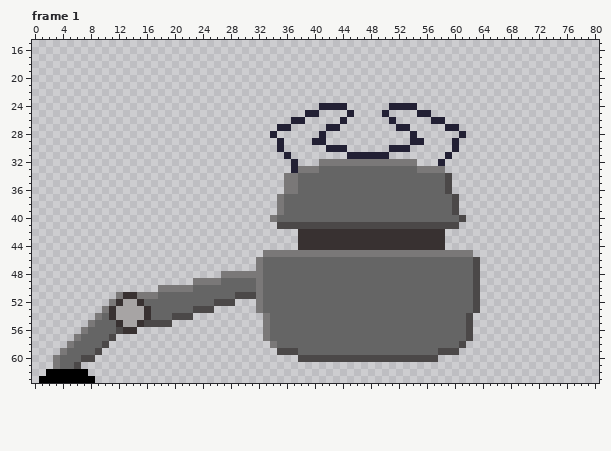
Pixel-art file -- assets/sprites/aseprite/dropper.aseprite. The picture above was drawn from the file before the commit.
96x64 pixels, 4 frames. Shown: frame 1: x 0..80, y 15..63. The commit also changed other frames, which this record leaves out.
And afterwards:
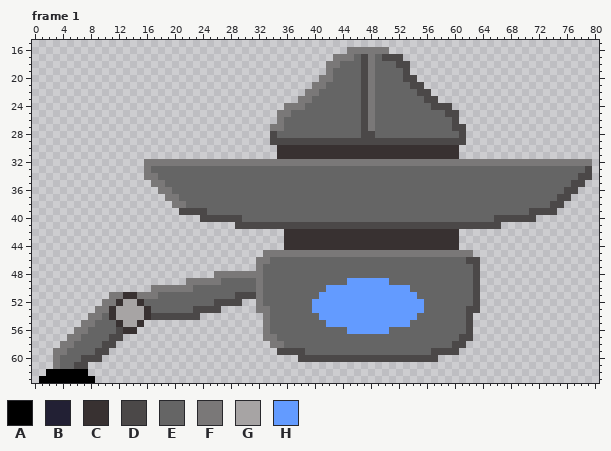
Palette (. is transparent): A #000000  B #222034  C #383131  D #4b4848  E #656565  F #7a7878  G #a7a4a4  H #639bff
Diff:
--- frame 1, layers "Chasis", "Leg", "Claw"
@@ x 0..80 @@
 15 .................................................................................
-16 .................................................................................
-17 .................................................................................
-18 .................................................................................
-19 .................................................................................
-20 .................................................................................
-21 .................................................................................
-22 .................................................................................
-23 .................................................................................
-24 .........................................BBBB......BBBB..........................
-25 .......................................BB....B....B....BB........................
-26 .....................................BB.....B......B.....BB......................
-27 ...................................BB.....BB........BB.....BB....................
-28 ..................................B......B............B......B...................
-29 ...................................B....BB............BB....B....................
-30 ...................................B......BBB......BBB......B....................
-31 ....................................B........BBBBBB........B.....................
-32 .....................................B...FFFFFFFFFFFFFF...B......................
-33 .....................................BFFFEEEEEEEEEEEEEEFFFF......................
-34 ....................................FFEEEEEEEEEEEEEEEEEEEEED.....................
-35 ....................................FFEEEEEEEEEEEEEEEEEEEEED.....................
-36 ....................................FFEEEEEEEEEEEEEEEEEEEEED.....................
-37 ...................................FEEEEEEEEEEEEEEEEEEEEEEEED....................
-38 ...................................FEEEEEEEEEEEEEEEEEEEEEEEED....................
-39 ...................................FEEEEEEEEEEEEEEEEEEEEEEEED....................
-40 ..................................FEEEEEEEEEEEEEEEEEEEEEEEEEED...................
-41 ...................................DDDDDDDDDDDDDDDDDDDDDDDDDD....................
-42 ......................................CCCCCCCCCCCCCCCCCCCCC......................
-43 ......................................CCCCCCCCCCCCCCCCCCCCC......................
-44 ......................................CCCCCCCCCCCCCCCCCCCCC......................
+16 .............................................FFFFFF..............................
+17 ...........................................FFFEDFEDDD............................
+18 ..........................................FFEEEDFEEEDD...........................
+19 ..........................................FEEEEDFEEEED...........................
+20 .........................................FFEEEEDFEEEEDD..........................
+21 ........................................FFEEEEEDFEEEEEDD.........................
+22 .......................................FFEEEEEEDFEEEEEEDD........................
+23 ......................................FFEEEEEEEDFEEEEEEEDD.......................
+24 ....................................FFFEEEEEEEEDFEEEEEEEEDDD.....................
+25 ...................................FFEEEEEEEEEEDFEEEEEEEEEEDD....................
+26 ...................................FEEEEEEEEEEEDFEEEEEEEEEEED....................
+27 ..................................FFEEEEEEEEEEEDFEEEEEEEEEEEDD...................
+28 ..................................DEEEEEEEEEEEEDDEEEEEEEEEEEED...................
+29 ..................................DDDDDDDDDDDDDDDDDDDDDDDDDDDD...................
+30 ...................................CCCCCCCCCCCCCCCCCCCCCCCCCC....................
+31 ...................................CCCCCCCCCCCCCCCCCCCCCCCCCC....................
+32 ................FFFFFFFFFFFFFFFFFFFFFFFFFFFFFFFFFFFFFFFFFFFFFFFFFFFFFFFFFFFFFFFF.
+33 ................FEEEEEEEEEEEEEEEEEEEEEEEEEEEEEEEEEEEEEEEEEEEEEEEEEEEEEEEEEEEEEED.
+34 ................FFEEEEEEEEEEEEEEEEEEEEEEEEEEEEEEEEEEEEEEEEEEEEEEEEEEEEEEEEEEEEDD.
+35 .................FFEEEEEEEEEEEEEEEEEEEEEEEEEEEEEEEEEEEEEEEEEEEEEEEEEEEEEEEEEEDD..
+36 ..................FFEEEEEEEEEEEEEEEEEEEEEEEEEEEEEEEEEEEEEEEEEEEEEEEEEEEEEEEEDD...
+37 ...................FFEEEEEEEEEEEEEEEEEEEEEEEEEEEEEEEEEEEEEEEEEEEEEEEEEEEEEEDD....
+38 ....................FFEEEEEEEEEEEEEEEEEEEEEEEEEEEEEEEEEEEEEEEEEEEEEEEEEEEEDD.....
+39 .....................DDDDEEEEEEEEEEEEEEEEEEEEEEEEEEEEEEEEEEEEEEEEEEEEEEDDDD......
+40 ........................DDDDDDEEEEEEEEEEEEEEEEEEEEEEEEEEEEEEEEEEEEDDDDDD.........
+41 .............................DDDDDDDDDDDDDDDDDDDDDDDDDDDDDDDDDDDDDD..............
+42 ....................................CCCCCCCCCCCCCCCCCCCCCCCCC....................
+43 ....................................CCCCCCCCCCCCCCCCCCCCCCCCC....................
+44 ....................................CCCCCCCCCCCCCCCCCCCCCCCCC....................
 45 .................................FFFFFFFFFFFFFFFFFFFFFFFFFFFFFF..................
-46 ................................FEEEEEEEEEEEEEEEEEEEEEEEEEEEEEED.................
+46 ................................FFEEEEEEEEEEEEEEEEEEEEEEEEEEEEDD.................
 47 ................................FEEEEEEEEEEEEEEEEEEEEEEEEEEEEEED.................
-48 ...........................FFFFFFEEEEEEEEEEEEEEEEEEEEEEEEEEEEEED.................
-49 .......................FFFFEEEEEFEEEEEEEEEEEEEEEEEEEEEEEEEEEEEED.................
-50 ..................FFFFFEEEEEEEEEFEEEEEEEEEEEEEEEEEEEEEEEEEEEEEED.................
-51 ............FCCFFFEEEEEEEEEEEDDDFEEEEEEEEEEEEEEEEEEEEEEEEEEEEEED.................
-52 ...........FCGGCEEEEEEEEEEDDD...FEEEEEEEEEEEEEEEEEEEEEEEEEEEEEED.................
-53 ..........FCGGGGCEEEEEEDDD......FEEEEEEEEEEEEEEEEEEEEEEEEEEEEEED.................
-54 .........FECGGGGCEEEDDD..........FEEEEEEEEEEEEEEEEEEEEEEEEEEEED..................
-55 ........FEEECGGCDDDD.............FEEEEEEEEEEEEEEEEEEEEEEEEEEEED..................
-56 .......FEEEEDCC..................FEEEEEEEEEEEEEEEEEEEEEEEEEEEED..................
-57 ......FEEEED.....................FEEEEEEEEEEEEEEEEEEEEEEEEEEEED..................
-58 .....FEEEED.......................FEEEEEEEEEEEEEEEEEEEEEEEEEED...................
-59 ....FEEEED.........................DDDEEEEEEEEEEEEEEEEEEEEDDD....................
-60 ...FEEEDD.............................DDDDDDDDDDDDDDDDDDDD.......................
-61 ...FEED..........................................................................
+48 ..........................FFFFFFFEEEEEEEEEEEEEEEEEEEEEEEEEEEEEED.................
+49 ......................FFFFFEEEEEFEEEEEEEEEEEEHHHHHHEEEEEEEEEEEED.................
+50 .................FFFFFFEEEEEEEEEFEEEEEEEEEHHHHHHHHHHHHEEEEEEEEED.................
+51 ...........FFCCFFFEEEEEEEEEEEDDDFEEEEEEEEHHHHHHHHHHHHHHEEEEEEEED.................
+52 ..........FFCGGCEEEEEEEEEEDDDD..FEEEEEEEHHHHHHHHHHHHHHHHEEEEEEED.................
+53 .........FFCGGGGCEEEEEEDDDD.....FFEEEEEEHHHHHHHHHHHHHHHHEEEEEEDD.................
+54 ........FFECGGGGCDDDDDDD.........FEEEEEEEHHHHHHHHHHHHHHEEEEEEED..................
+55 .......FFEEECGGC.................FEEEEEEEEHHHHHHHHHHHHEEEEEEEED..................
+56 ......FFEEEEDCC..................FEEEEEEEEEEEHHHHHHEEEEEEEEEEED..................
+57 .....FFEEEEDD....................FFEEEEEEEEEEEEEEEEEEEEEEEEEEDD..................
+58 ....FFEEEEDD......................FFEEEEEEEEEEEEEEEEEEEEEEEEDD...................
+59 ...FFEEEEDD........................DDDDEEEEEEEEEEEEEEEEEEDDDD....................
+60 ...FEEEDDD............................DDDDDDDDDDDDDDDDDDDD.......................
+61 ...FEEDD.........................................................................
 62 ..AAAAAA.........................................................................
Boxes around the changes in both pictures, in picture pixels (x1, y1, x2, y2):
changed: (144, 47, 592, 264)
changed: (53, 271, 242, 369)
changed: (270, 278, 466, 355)
changed: (263, 306, 270, 313)
changed: (466, 306, 473, 313)
